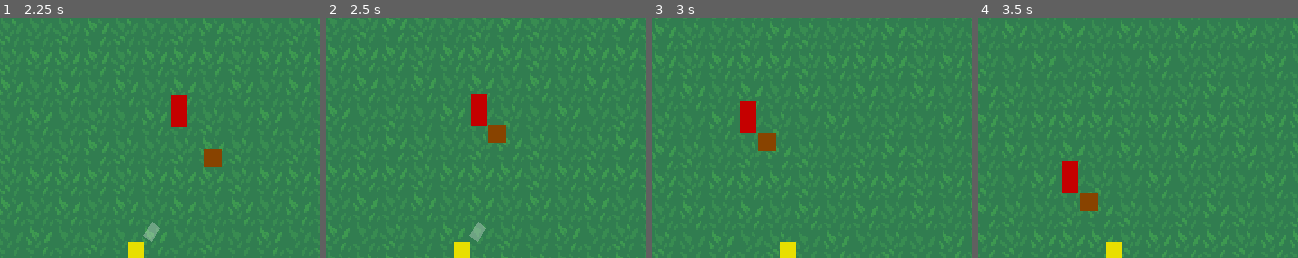
Above: before the commit, frames 1-4 (left to right).
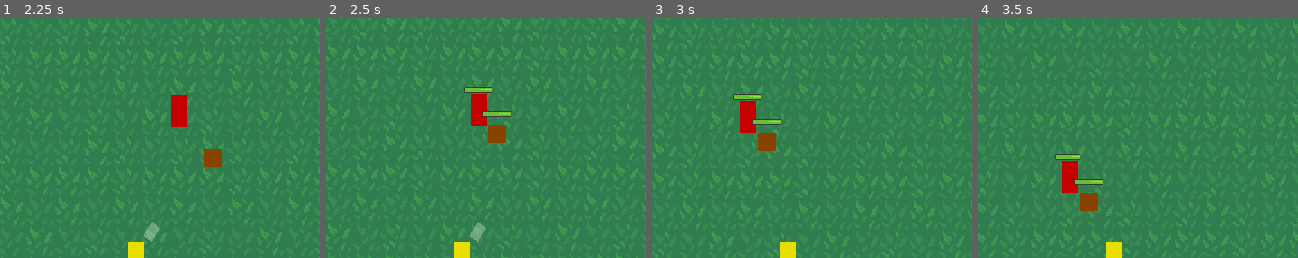
Above: after the commit, the same moments.

Repository: nullportal/dog-and-ball
Game: Godot game, scene res://Game.tscn
The game is run twice, just before and just after one commit, with the same random seed, the same clock (stepped at 60 frames per second) and the same inputs.
Inputs (mouse positions are % of the whole screen's width and height, from its top left):
- Up to frame 1 (2.25 s): tap Enter at 0.5 s; move the mouse to (72, 45) at 0.52 s; hold Right (ui_right) 0.53-1.28 s; click (72, 45) at 0.6 s; move the mouse to (30, 55) at 1.27 s; hold Down (ui_down) 1.28-2.03 s; click (30, 55) at 1.35 s; move the mouse to (60, 28) at 2.02 s; hold Right (ui_right) from 2.03 s (still down); click (60, 28) at 2.1 s
- Up to frame 2 (2.5 s): keep holding Right (ui_right)
- Up to frame 3 (3 s): move the mouse to (45, 70) at 2.77 s; release Right (ui_right) at 2.78 s; hold Up (ui_up) from 2.78 s (still down); click (45, 70) at 2.85 s
- Up to frame 4 (3.5 s): keep holding Up (ui_up)
The pictures show only the part of the screen within x 29-79%, y 0-50%; the shares and areas given below are measured in that part.

Frame 1 is identical in both runs. In frame 2, 0.4% of the frame differs, in the area x 43-58%, y 28-42%; in frame 3, 0.4%; in frame 4, 0.4%.

Commit message:
Add healthbars to entities

Diff:
--- a/Entities/Dog/Dog.gd
+++ b/Entities/Dog/Dog.gd
@@ -22,6 +22,7 @@
 onready var aggroArea = $AggroArea
 onready var attackArea = $AttackArea
 onready var combat = $Combat
+onready var healthDisplay = $HealthDisplay
 
 var focus_map = {
 	'player': {
--- a/Entities/Dog/Dog.tscn
+++ b/Entities/Dog/Dog.tscn
@@ -7,6 +7,7 @@
 [ext_resource path="res://Entities/NoticeArea.tscn" type="PackedScene" id=5]
 [ext_resource path="res://Entities/AttackArea.tscn" type="PackedScene" id=6]
 [ext_resource path="res://Entities/Combat.tscn" type="PackedScene" id=7]
+[ext_resource path="res://UI/HealthDisplay.tscn" type="PackedScene" id=8]
 
 [sub_resource type="CapsuleShape2D" id=1]
 radius = 8.209
@@ -41,6 +42,8 @@
 [node name="Health" parent="." instance=ExtResource( 3 )]
 HEALTH_POINTS = 100
 
+[node name="HealthDisplay" parent="." instance=ExtResource( 8 )]
+
 [node name="Combat" parent="." instance=ExtResource( 7 )]
 ATTACK_DAMAGE = 1.0
 ATTACK_COOLDOWN = 0.8
--- a/Entities/Enemies/Zombie.gd
+++ b/Entities/Enemies/Zombie.gd
@@ -18,6 +18,7 @@
 onready var attackArea = $AttackArea
 onready var health = $Health
 onready var combat = $Combat
+onready var healthDisplay = $HealthDisplay
 
 var follow_distances = {
 	'Player': 28,
--- a/Entities/Enemies/Zombie.tscn
+++ b/Entities/Enemies/Zombie.tscn
@@ -1,10 +1,11 @@
-[gd_scene load_steps=7 format=2]
+[gd_scene load_steps=8 format=2]
 
 [ext_resource path="res://Entities/Enemies/Zombie.gd" type="Script" id=1]
 [ext_resource path="res://Entities/AggroArea.tscn" type="PackedScene" id=2]
 [ext_resource path="res://Entities/Health.tscn" type="PackedScene" id=3]
 [ext_resource path="res://Entities/AttackArea.tscn" type="PackedScene" id=4]
 [ext_resource path="res://Entities/Combat.tscn" type="PackedScene" id=5]
+[ext_resource path="res://UI/HealthDisplay.tscn" type="PackedScene" id=6]
 
 [sub_resource type="CapsuleShape2D" id=1]
 radius = 8.0
@@ -36,6 +37,14 @@
 [node name="Health" parent="." instance=ExtResource( 3 )]
 HEALTH_POINTS = 10
 
+[node name="HealthDisplay" parent="." instance=ExtResource( 6 )]
+
+[node name="Healthbar" parent="HealthDisplay" index="0"]
+max_value = 10.0
+value = 10.0
+
 [node name="Combat" parent="." instance=ExtResource( 5 )]
 ATTACK_DAMAGE = 5.0
 ATTACK_COOLDOWN = 3.0
+
+[editable path="HealthDisplay"]
--- a/Entities/Health.gd
+++ b/Entities/Health.gd
@@ -6,6 +6,7 @@
 export var HEALTH_POINTS = 0
 
 func _ready():
+	self.connect('HEALTH_CHANGED', get_node('/root/Game'), 'health_changed')
 	print(get_parent().name, ' initialised with ', self.HEALTH_POINTS, 'HP')
 
 func reduce(n):
@@ -13,6 +14,6 @@
 	self.HEALTH_POINTS -= n
 	var new_health = self.HEALTH_POINTS
 
-	emit_signal('HEALTH_CHANGED', old_health, new_health)
+	emit_signal('HEALTH_CHANGED', get_parent(), old_health, new_health)
 	if new_health <= 0:
-		emit_signal('HEALTH_DEPLETED', abs(old_health - new_health))
+		emit_signal('HEALTH_DEPLETED', abs(old_health - new_health)) # NOTE Currently unused
--- a/Entities/Player/Player.gd
+++ b/Entities/Player/Player.gd
@@ -20,6 +20,8 @@
 onready var reticle = $Reticle
 onready var pickupArea = $PickupArea
 onready var health = $Health
+onready var healthDisplay = $HealthDisplay
+onready var combat = $Combat
 onready var dog = get_node_or_null('/root/Game/World/Dog')
 
 func _ready():
--- a/Entities/Player/Player.tscn
+++ b/Entities/Player/Player.tscn
@@ -1,9 +1,11 @@
-[gd_scene load_steps=6 format=2]
+[gd_scene load_steps=8 format=2]
 
 [ext_resource path="res://Entities/Player/Player.gd" type="Script" id=1]
 [ext_resource path="res://UI/Reticle.tscn" type="PackedScene" id=2]
 [ext_resource path="res://Entities/PickupArea.tscn" type="PackedScene" id=3]
 [ext_resource path="res://Entities/Health.tscn" type="PackedScene" id=4]
+[ext_resource path="res://Entities/Combat.tscn" type="PackedScene" id=5]
+[ext_resource path="res://UI/HealthDisplay.tscn" type="PackedScene" id=6]
 
 [sub_resource type="CapsuleShape2D" id=1]
 height = 12.0
@@ -30,10 +32,19 @@
 [node name="Health" parent="." instance=ExtResource( 4 )]
 HEALTH_POINTS = 10
 
+[node name="HealthDisplay" parent="." instance=ExtResource( 6 )]
+
+[node name="Healthbar" parent="HealthDisplay" index="0"]
+max_value = 10.0
+value = 10.0
+
+[node name="Combat" parent="." instance=ExtResource( 5 )]
+
 [node name="PickupArea" parent="." instance=ExtResource( 3 )]
 scale = Vector2( 1.15, 1.15 )
 
 [node name="CollisionShape2D" parent="PickupArea" index="0"]
 scale = Vector2( 1.5, 1.5 )
 
+[editable path="HealthDisplay"]
 [editable path="PickupArea"]
--- a/Game.gd
+++ b/Game.gd
@@ -21,7 +21,11 @@
 		target.combat.hurt()
 
 	target.health.reduce(amount)
-	print(target.name, ' damaged for ', amount, ' points')
 	if target.health.HEALTH_POINTS <= 0:
 		print(target.name, ' destroyed!')
 		target.queue_free()
+
+func health_changed(node, oldHealth, newHealth):
+	if node.healthDisplay:
+		print('%s health changed from %s to %s'%[node.name, oldHealth, newHealth])
+		node.healthDisplay.update_display(newHealth)
--- /dev/null
+++ b/UI/HealthDisplay.gd
@@ -0,0 +1,25 @@
+extends Node2D
+
+#
+# FIXME Consider moving this whole dealie into Health
+#
+
+var greenBar = preload("res://UI/bar-green.png")
+var yellowBar = preload("res://UI/bar-yellow.png")
+var redBar = preload("res://UI/bar-red.png")
+
+onready var healthbar = $Healthbar
+
+func _ready():
+  # TODO Init with max health
+  hide()
+
+func update_display(n):
+  healthbar.texture_progress = greenBar
+  if n < healthbar.max_value * 0.75:
+      healthbar.texture_progress = yellowBar
+  if n < healthbar.max_value * 0.35:
+      healthbar.texture_progress = redBar
+  if n < healthbar.max_value:
+      show()
+  healthbar.value = n
--- /dev/null
+++ b/UI/HealthDisplay.tscn
@@ -0,0 +1,24 @@
+[gd_scene load_steps=3 format=2]
+
+[ext_resource path="res://UI/bar-green.png" type="Texture" id=1]
+[ext_resource path="res://UI/HealthDisplay.gd" type="Script" id=2]
+
+[node name="HealthDisplay" type="Node2D" groups=[
+"UI",
+]]
+z_index = 999
+script = ExtResource( 2 )
+__meta__ = {
+"_edit_vertical_guides_": [ -48.0 ]
+}
+
+[node name="Healthbar" type="TextureProgress" parent="."]
+margin_left = -16.0
+margin_top = -24.0
+margin_right = 16.0
+margin_bottom = 16.0
+value = 100.0
+texture_progress = ExtResource( 1 )
+__meta__ = {
+"_edit_use_anchors_": false
+}
Not shown: 1 places in Entities/Dog/Dog.tscn that only renumber resources
Binary file added: UI/bar-green.png
Not shown, added: UI/bar-green.png.import
Binary file added: UI/bar-red.png
Not shown, added: UI/bar-red.png.import
Binary file added: UI/bar-yellow.png
Not shown, added: UI/bar-yellow.png.import
